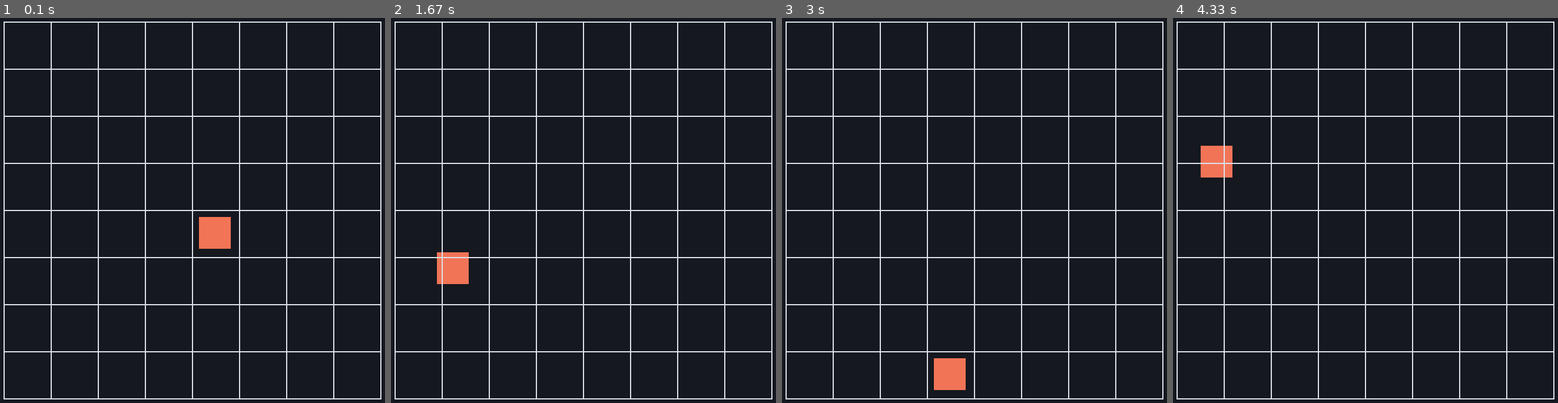
Above: before the commit, frames 1-4 (left to right).
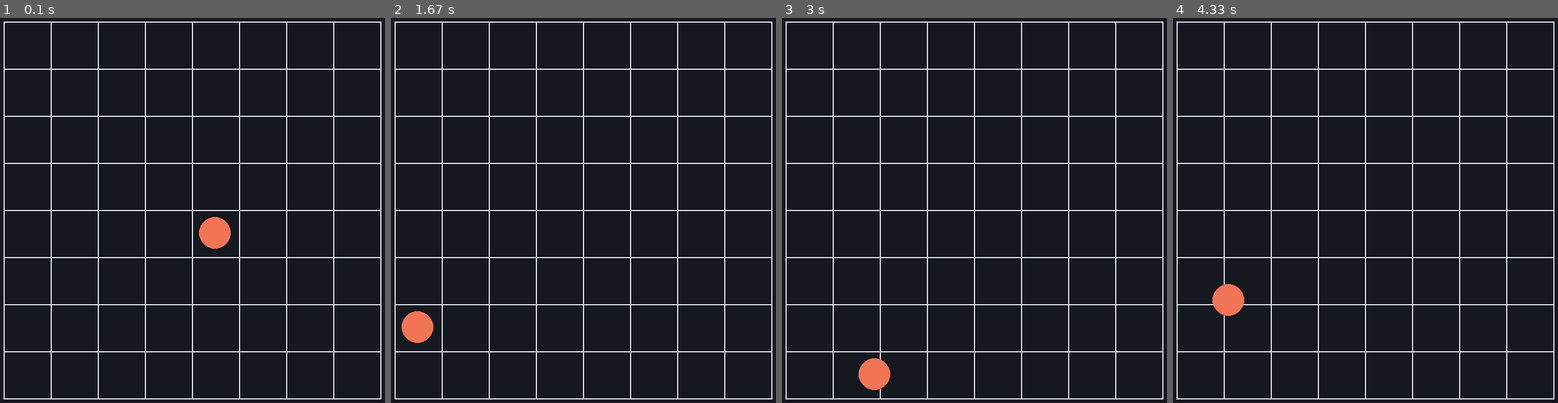
Above: after the commit, the same moments.

Repository: MatevzVidovic/pygame_renderer
Game: pygame game, started from src/2_interpolation_test/main.py
Two runs of this game, one before a commit and one after it. Both use one fixed random seed, a clock stepped at 60 frames per second and the inputs below.
Inputs:
- Up to frame 1 (0.1 s): no input
- Up to frame 2 (1.67 s): no input
- Up to frame 3 (3 s): no input
- Up to frame 4 (4.33 s): no input

The runs differ from the first frame. In frame 1, 0.2% of the frame differs, in the area x 51-60%, y 51-60%; in frame 2, 1.2%; in frame 3, 1.2%, in the area x 19-48%, y 88-97%; in frame 4, 1.2%.

Commit message:
Interpolation test looks nicer

Diff:
--- a/src/2_interpolation_test/main.py
+++ b/src/2_interpolation_test/main.py
@@ -7,6 +7,7 @@
     ObjectTree,
     RGB,
     Rect,
+    Elipse,
     Splat,
     VisualProgram,
     main,
@@ -22,11 +23,17 @@
 BLOCK_ID = "moving-block"
 
 
+# def sticky_stop(t: float | np.ndarray) -> float | np.ndarray:
+#     t = np.asarray(t)
+#     smooth = t * t * (3 - 2 * t)
+#     shake = 0.8 * np.sin(5 * np.pi * t) * t * t * (1 - t)
+#     return smooth + shake
+
+
 def sticky_stop(t: float | np.ndarray) -> float | np.ndarray:
     t = np.asarray(t)
     smooth = t * t * (3 - 2 * t)
-    shake = 0.8 * np.sin(5 * np.pi * t) * t * t * (1 - t)
-    return smooth + shake
+    return smooth
 
 
 class InterpolationTest(VisualProgram):
@@ -40,7 +47,7 @@
             SCREEN_SIZE[1],
             CoordinatePlacing.TOP_LEFT,
         )
-        self.block = Rect(CELL_SIZE * 0.68, RGB(242, 116, 87), CELL_SIZE * 0.68)
+        self.block = Elipse(CELL_SIZE * 0.68, RGB(242, 116, 87), CELL_SIZE * 0.68)
         self.grid_lines = self._make_grid_lines()
 
     def step(self) -> None:
@@ -54,13 +61,13 @@
     def get_object_tree(self) -> ObjectTree:
         return [
             Splat(self.background, (0, 0)),
+            self.grid_lines,
             Splat(
                 self.block,
                 self.position,
                 id=BLOCK_ID,
                 interpolating_fn=sticky_stop,
             ),
-            self.grid_lines,
         ]
 
     def _cell_center(self, cell: np.ndarray) -> np.ndarray:
@@ -112,7 +119,7 @@
         fps=2,
         title="Interpolation Test",
         background_color=RGB(21, 24, 31),
-        interpolating_factor=28,
+        interpolating_factor=70,
     )
 
 
